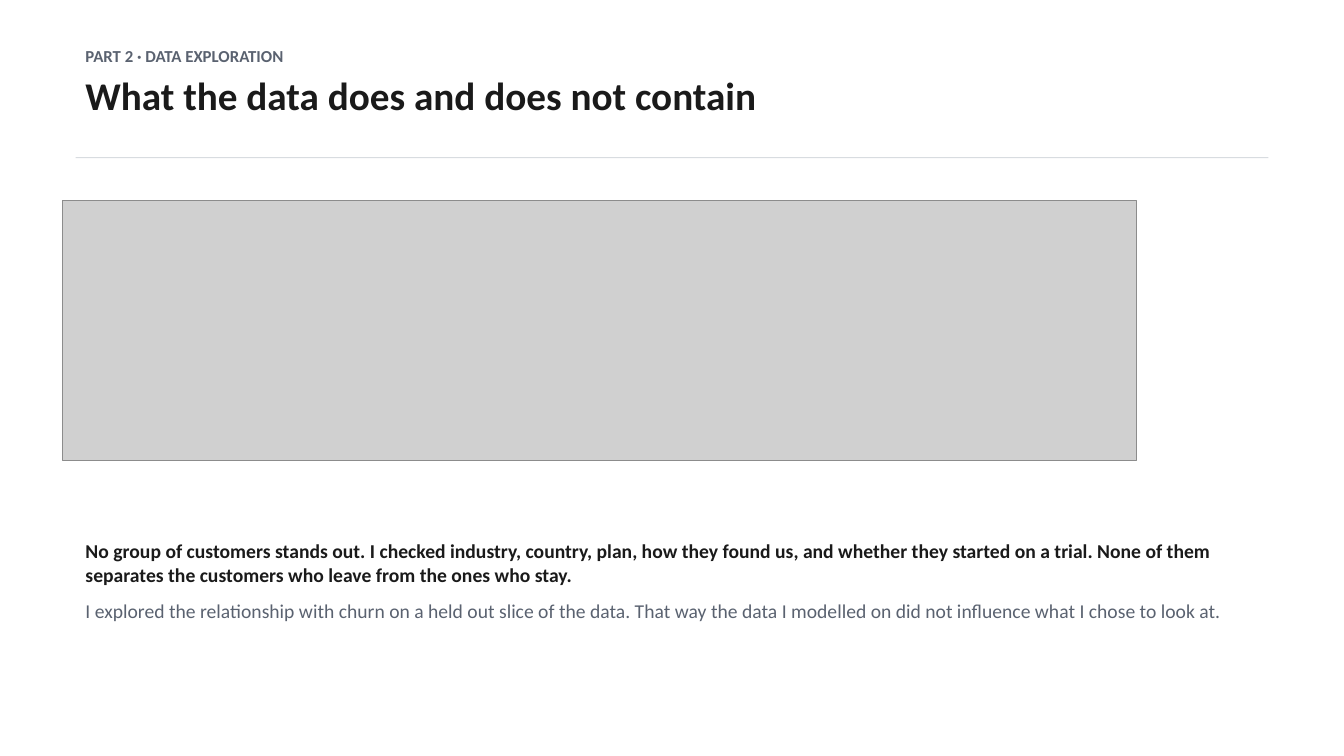
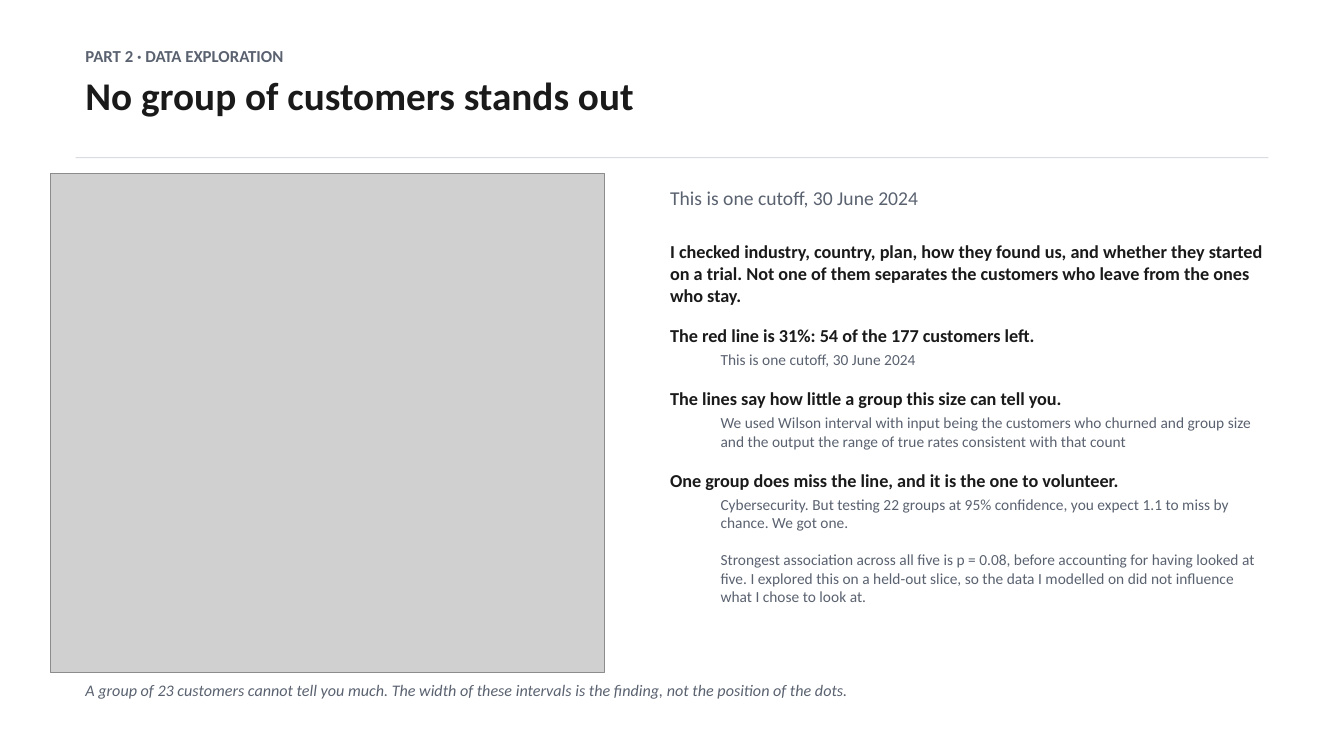
Before and after one commit to dmitriyratu/avepoint-churn-case-study, a slide deck: slide 8 of outputs/decks/AvePoint_Case_Study.pptx (slide 7 before the commit). Drawn at 1344x756 pixels with LibreOffice and Linux fonts; fonts in the diff are those of the drawing; grey boxes stand for pictures. Boxes give left, top, right and bottom in pixels: in the first picture for what was removed or moved away, otherwise in the second. Text is boxed around its words. In the diff, an @@ line names an element or a change of style, - is before the commit and + after.

```diff
--- a/outputs/decks/AvePoint_Case_Study.pptx
+++ b/outputs/decks/AvePoint_Case_Study.pptx
@@ text at (x1=85, y1=82, x2=634, y2=117): text changed @@
-What the data does and does not contain
+No group of customers stands out
@@ picture resized from (x1=63, y1=201, x2=1137, y2=461) to (x1=50, y1=173, x2=605, y2=673) @@
@@ text added at (x1=670, y1=191, x2=1263, y2=602), 11 pt, text #5A6270 @@
+This is one cutoff, 30 June 2024
+I checked industry, country, plan, how they found us, and whether they started on a trial. Not one of them separates the customers who leave from the ones who stay.
+The red line is 31%: 54 of the 177 customers left.
+  This is one cutoff, 30 June 2024
+The lines say how little a group this size can tell you.
+  We used Wilson interval with input being the customers who churned and group size and the output the range of true rates consistent with that count
+One group does miss the line, and it is the one to volunteer.
+  Cybersecurity. But testing 22 groups at 95% confidence, you expect 1.1 to miss by chance. We got one.
+  Strongest association across all five is p = 0.08, before accounting for having looked at five. I explored this on a held-out slice, so the data I modelled on did not influence what I chose to look at.
@@ text removed at (x1=85, y1=544, x2=1220, y2=621) @@
-No group of customers stands out. I checked industry, country, plan, how they found us, and whether they started on a trial. None of them separates the customers who leave from the ones who stay.
-I explored the relationship with churn on a held out slice of the data. That way the data I modelled on did not influence what I chose to look at.
@@ text added at (x1=85, y1=685, x2=847, y2=699), 11.5 pt, text #5A6270, italic @@
+A group of 23 customers cannot tell you much. The width of these intervals is the finding, not the position of the dots.
```
Also in this commit, not shown: 2 other slides changed, 1 slide added, 14 other files.
